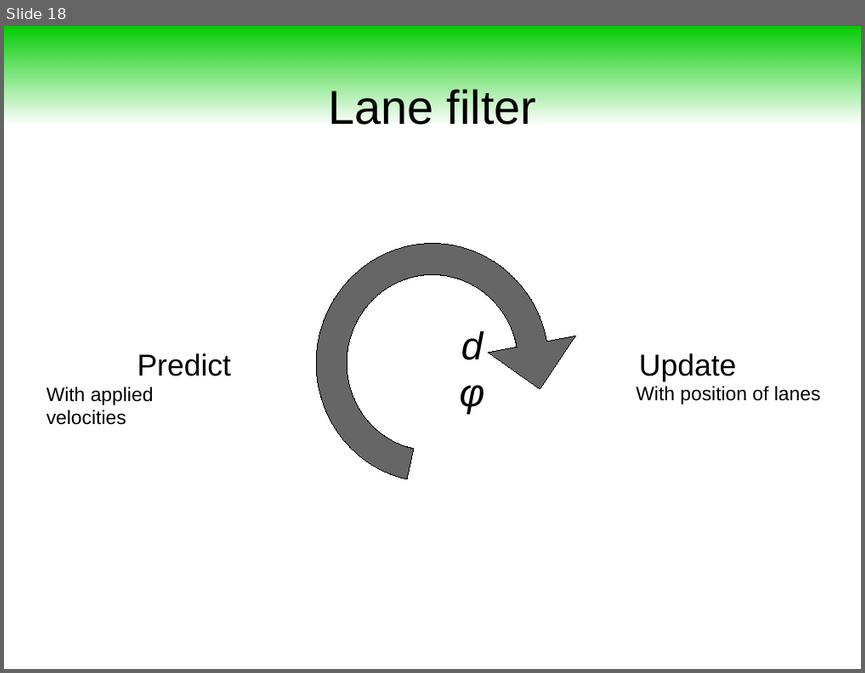
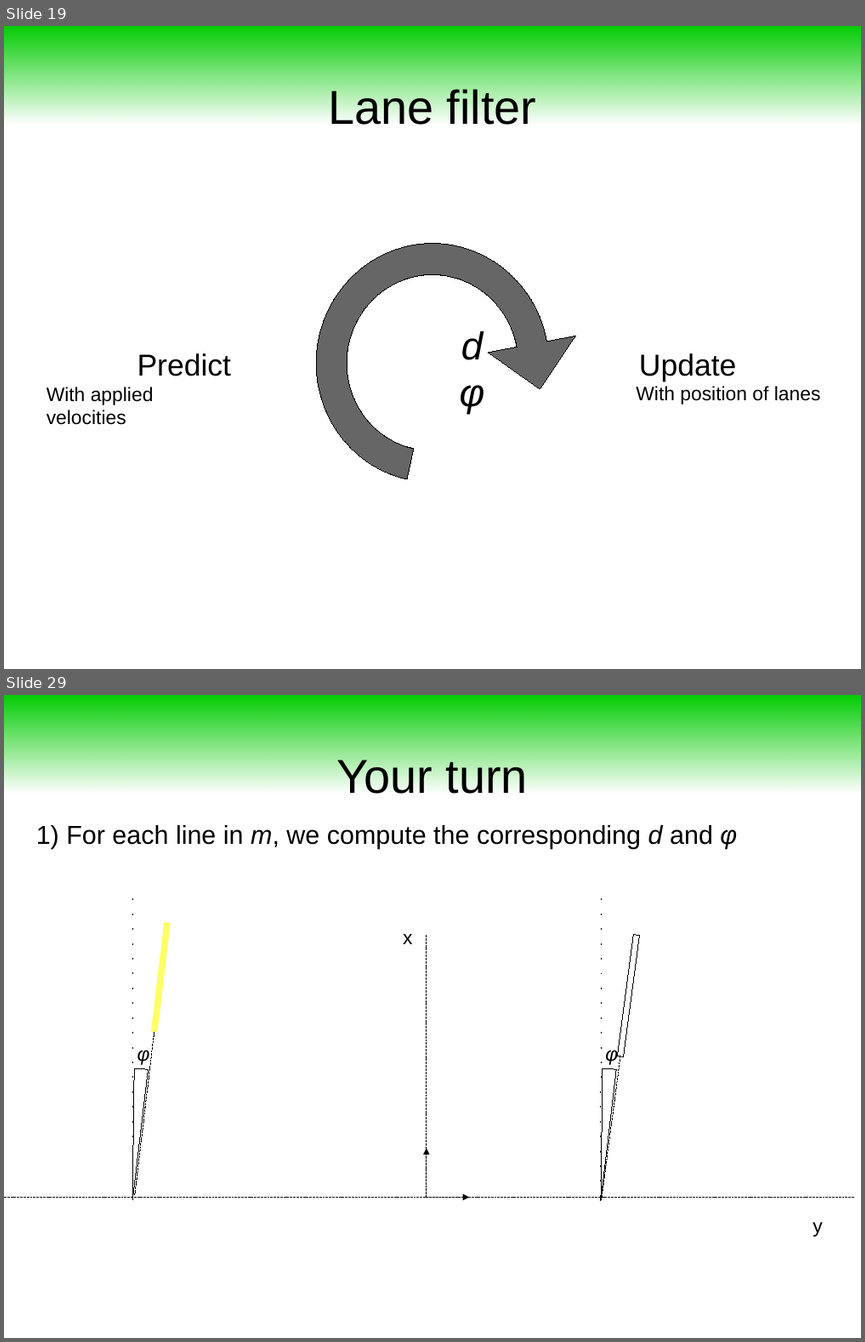
Before and after one commit to maivincent/MISE_presentations, a slide deck: step2_3_Lane_filter.odp. Shown one above the other, each under a label of ours: slide 18 before the commit, slides 19 and 29 after it; the slides between them are not shown. The pictures are 865x673 and 865x1342 pixels, drawn with LibreOffice and Linux fonts; fonts in the diff are those of the drawing. Boxes give left, top, right and bottom in pixels: in the first picture for what was removed or moved away, otherwise in the second. Text is boxed around its words. In the diff, an @@ line names an element or a change of style, - is before the commit and + after.

```diff
--- a/step2_3_Lane_filter.odp
+++ b/step2_3_Lane_filter.odp
@@ slide 29 added at (x1=4, y1=695, x2=861, y2=1338), background #FFFFFF @@
@@ rectangle added at (x1=4, y1=695, x2=861, y2=793), fill gradient #00CC00 @@
@@ title added at (x1=337, y1=760, x2=528, y2=801), 44 pt, text #000000 @@
+Your turn
@@ text added at (x1=36, y1=825, x2=737, y2=849), 24 pt, text #000000 @@
+1) For each line in m, we compute the corresponding d and φ
@@ line added from (132, 1196) to (132, 897), #000000 0 pt @@
@@ line added from (601, 1196) to (601, 897), #000000 0 pt @@
@@ line added from (167, 923) to (154, 1032), #FFFF66 6.01 pt @@
@@ text added at (x1=403, y1=934, x2=412, y2=944), 18 pt, text #000000 @@
+x
@@ line added from (426, 1197) to (426, 934), #000000 0 pt @@
@@ rectangle added at (x1=617, y1=935, x2=640, y2=1056), fill #FFFFFF, outline #000000 0 pt @@
@@ line added from (154, 1032) to (135, 1196), #000000 0 pt @@
@@ text added at (x1=137, y1=1049, x2=150, y2=1065), 18 pt, text #000000, italic @@
+φ
@@ text added at (x1=605, y1=1049, x2=618, y2=1065), 18 pt, text #000000, italic @@
+φ
@@ freeform shape added at (x1=4, y1=1068, x2=264, y2=1332), outline #000000 0 pt @@
@@ freeform shape added at (x1=469, y1=1068, x2=732, y2=1332), outline #000000 0 pt @@
@@ line added from (620, 1056) to (602, 1196), #000000 0 pt @@
@@ arrow added from (426, 1197) to (426, 1148), #000000 0 pt @@
@@ line added from (4, 1197) to (426, 1197), #000000 0 pt @@
@@ arrow added from (426, 1197) to (469, 1197), #000000 0 pt @@
@@ line added from (426, 1197) to (855, 1197), #000000 0 pt @@
@@ text added at (x1=812, y1=1222, x2=822, y2=1236), 18 pt, text #000000 @@
+y
@@ what was slide 18 is now slide 19 @@
```
Also in this commit, not shown: 3 slides changed, 8 other slides added, 1 slide removed, 18 other files.
